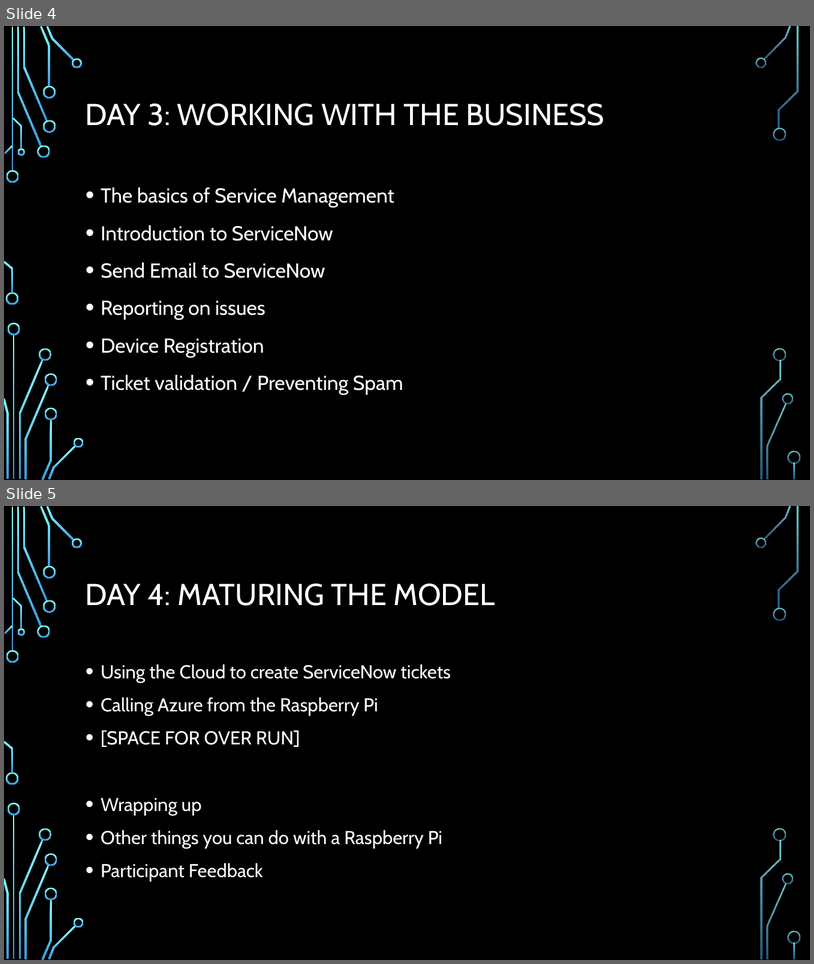
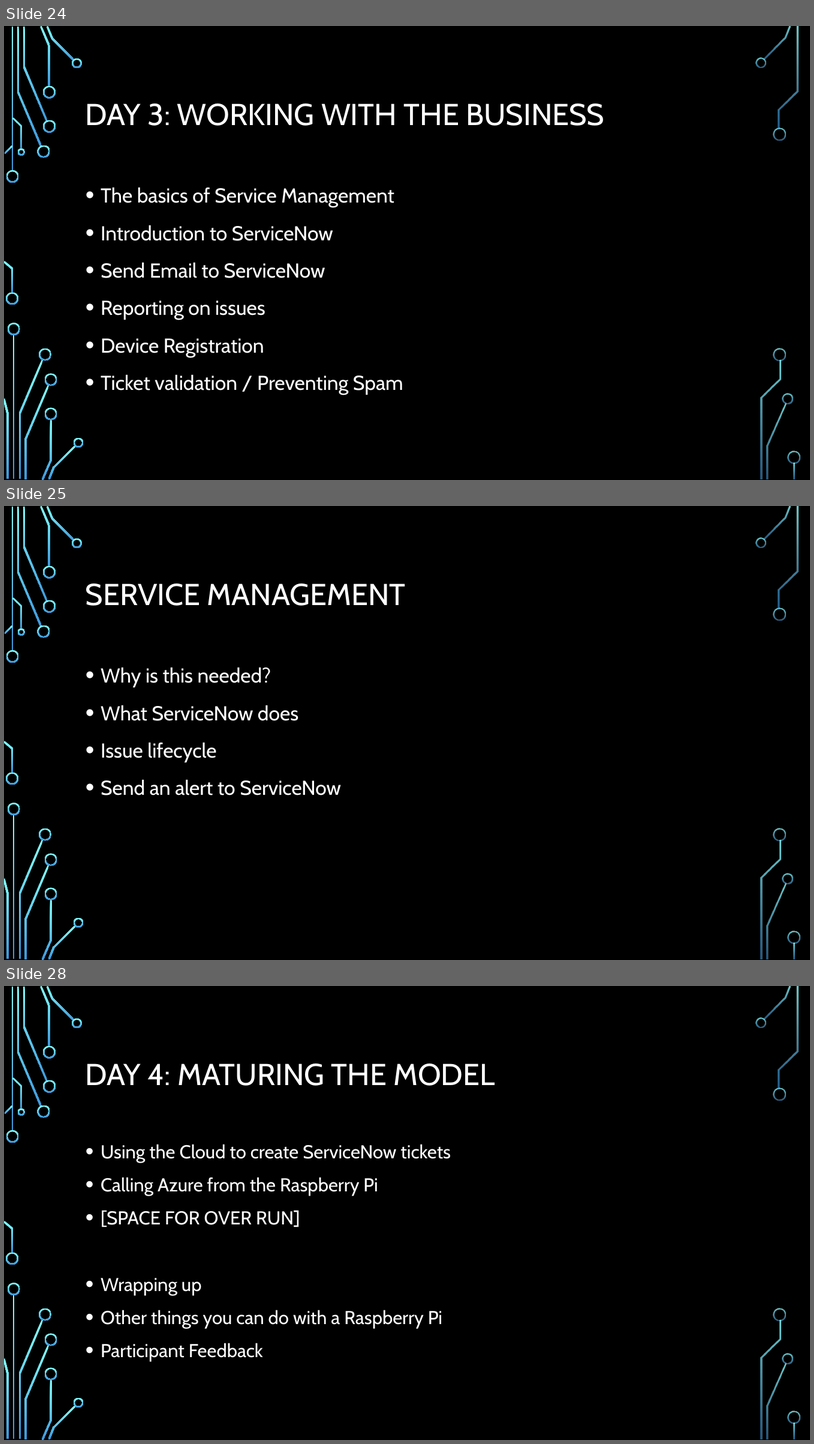
Before and after one commit to andrewjvelez/smap, a slide deck: docs/SMAP Materials Unbranded.pptx. Shown one above the other, each under a label of ours: slides 4 and 5 before the commit, slides 24, 25 and 28 after it; the slides between them are not shown. The pictures are 814x964 and 814x1444 pixels, drawn with LibreOffice and Linux fonts; fonts in the diff are those of the drawing; background and template pictures are left out. Boxes give left, top, right and bottom in pixels: in the first picture for what was removed or moved away, otherwise in the second. Text is boxed around its words. In the diff, an @@ line names an element or a change of style, - is before the commit and + after.

```diff
--- a/docs/SMAP Materials Unbranded.pptx
+++ b/docs/SMAP Materials Unbranded.pptx
@@ slide 25 added at (4, 506, 810, 960), background picture (left out); not listed: 36 template elements that a slide beside it also shows @@
@@ title added at (86, 583, 406, 606), 36 pt, text #FFFFFF @@
+SERVICE MANAGEMENT
@@ text added at (101, 667, 341, 795), 24 pt, text #FFFFFF @@
+• Why is this needed?
+• What ServiceNow does
+• Issue lifecycle
+• Send an alert to ServiceNow
@@ what was slide 4 is now slide 24 @@
@@ what was slide 5 is now slide 28 @@
```
Also in this commit, not shown: 1 slide changed, 24 other slides added.
